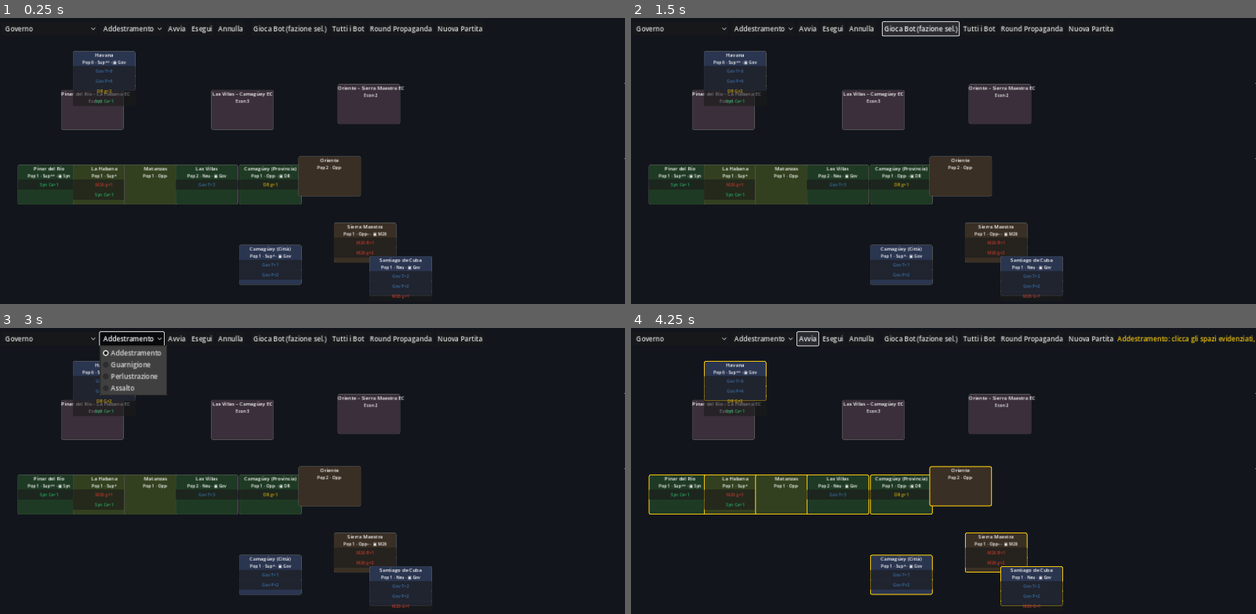
Above: before the commit, frames 1-4 (two rows, left to right).
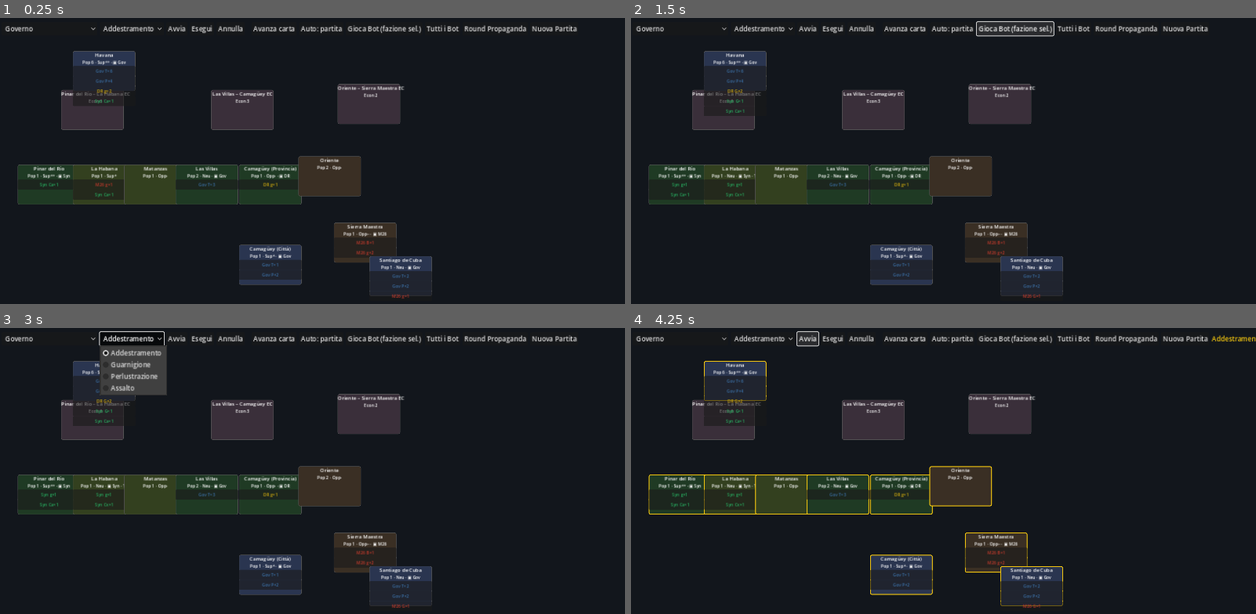
Above: after the commit, the same moments.

Repository: Tannoiser2/Cuba-Libre-GMT
Game: Godot game, scene res://scenes/Main.tscn
Two runs of this game, one before a commit and one after it. Both use one fixed random seed, a clock stepped at 60 frames per second and the inputs below.
Inputs (mouse positions are in pixels of both pictures, inside the frame that each line leads up to):
- Up to frame 1 (0.25 s): no input
- Up to frame 2 (1.5 s): click (906, 29) at 0.5 s, where only the run after the commit has a clickable "Avanza carta"; click "Gioca Bot (fazione sel.)" at 1.25 s
- Up to frame 3 (3 s): click "Gioca Bot (fazione sel.)" at 2 s; click "Addestramento" at 2.75 s
- Up to frame 4 (4.25 s): click "Avvia" at 3.5 s

The runs differ from the first frame. In frame 1, 0.7% of the frame differs, in the area x 40-100%, y 2-50%; in frame 2, 1.2%, in the area x 6-100%, y 1-63%; in frame 3, 0.9%; in frame 4, 1.0%.

Commit message:
Loop di gioco completo (mazzo + pesca + partita automatica)
- GameController: build_deck (48 Eventi + 4 Propaganda in 4 pile), draw_next,
  auto_resolve_current (Propaganda o Evento con bot), run_full_game, step_card
- UI: carta corrente nel pannello + pulsanti 'Avanza carta' e 'Auto: partita'
- Fine partita su 4ª Propaganda o vittoria di una Fazione
- Test: partita automatica termina correttamente; suite 181/181

Diff:
--- a/godot/scenes/GameController.gd
+++ b/godot/scenes/GameController.gd
@@ -32,7 +32,129 @@
 	propaganda = CubaLibrePropaganda.new(state, module)
 	events = CubaLibreEvents.new(state, module)
 	bots = CubaLibreBots.new(state, module)
-	emit_signal("state_changed")
+	build_deck()
+	draw_next()
+	emit_signal("state_changed")
+
+
+# ---------------------------------------------------------------------------
+# Mazzo e loop di gioco
+# ---------------------------------------------------------------------------
+
+var propaganda_played: int = 0
+var game_over: bool = false
+var winner: String = ""
+
+## Costruisce il mazzo: 48 Eventi divisi in 4 pile, 1 Propaganda mescolata in ciascuna.
+## La Propaganda è rappresentata dal valore 0.
+func build_deck(short: bool = false) -> void:
+	var events_list: Array = []
+	for i in range(1, 49):
+		events_list.append(i)
+	events_list.shuffle()
+	if short:
+		events_list = events_list.slice(0, 40)  # opzione gioco breve: 8 carte da parte
+	var piles: Array = [[], [], [], []]
+	for idx in range(events_list.size()):
+		piles[idx % 4].append(events_list[idx])
+	state.draw_deck.clear()
+	for p in piles:
+		p.append(0)  # carta Propaganda
+		p.shuffle()
+		for c in p:
+			state.draw_deck.append(int(c))
+	propaganda_played = 0
+	game_over = false
+	winner = ""
+	state.current_card = -1
+
+
+## Pesca la carta successiva (la mette come corrente). -1 = mazzo esaurito.
+func draw_next() -> int:
+	if state.draw_deck.is_empty():
+		state.current_card = -1
+	else:
+		state.current_card = state.draw_deck.pop_front()
+	emit_signal("state_changed")
+	return state.current_card
+
+
+func cards_left() -> int:
+	return state.draw_deck.size()
+
+
+## Risolve automaticamente la carta corrente (Propaganda o Evento con i bot).
+func auto_resolve_current() -> Dictionary:
+	if game_over or state.current_card == -1:
+		return {"over": true}
+	if state.current_card == 0:
+		propaganda_played += 1
+		var is_final := propaganda_played >= 4
+		var res := propaganda.run({"final": is_final})
+		for line in res.get("log", []):
+			emit_signal("action_logged", "📣 " + String(line))
+		if res.get("winner", "") != "":
+			game_over = true; winner = res.winner
+			emit_signal("action_logged", "🏆 Vittoria: %s" % winner)
+		elif is_final:
+			game_over = true
+			emit_signal("action_logged", "🏁 Partita conclusa (4ª Propaganda)")
+		emit_signal("state_changed")
+		return res
+	# Carta Evento: fino a 2 Fazioni Disponibili agiscono nell'ordine della carta (bot)
+	var card: CardDef = game_def.card(state.current_card)
+	var actors: Array = []
+	for fid in card.faction_order:
+		if state.eligibility.get(fid, CoinEnums.Eligibility.ELIGIBLE) != CoinEnums.Eligibility.ELIGIBLE:
+			continue
+		if actors.size() >= 2:
+			break
+		var br := bots.take_turn(fid)
+		for line in br.get("log", []):
+			emit_signal("action_logged", "🤖 " + String(line))
+		if br.get("action", "pass") != "pass":
+			actors.append(fid)
+	for f in game_def.factions:
+		state.eligibility[f.id] = CoinEnums.Eligibility.INELIGIBLE if actors.has(f.id) else CoinEnums.Eligibility.ELIGIBLE
+	emit_signal("state_changed")
+	return {"actors": actors}
+
+
+## Gioca automaticamente l'intera partita (tutti i bot) fino a fine mazzo o vittoria.
+func run_full_game(max_steps: int = 200) -> void:
+	if state.current_card == -1:
+		draw_next()
+	var steps := 0
+	while not game_over and state.current_card != -1 and steps < max_steps:
+		auto_resolve_current()
+		if game_over:
+			break
+		draw_next()
+		steps += 1
+
+
+## Avanza: risolve la carta corrente e ne pesca una nuova.
+func step_card() -> void:
+	auto_resolve_current()
+	if not game_over:
+		draw_next()
+
+
+func current_card_text() -> String:
+	if game_over:
+		return "Partita conclusa" + ("" if winner == "" else " — vince %s" % winner)
+	if state.current_card == -1:
+		return "Mazzo esaurito"
+	if state.current_card == 0:
+		return "[b]Carta Propaganda[/b] (%d/4)" % (propaganda_played + 1)
+	var c: CardDef = game_def.card(state.current_card)
+	var order := ""
+	for fid in c.faction_order:
+		order += "[color=#%s]●[/color] " % faction_color(fid).to_html(false)
+	var tag := ""
+	if c.is_capability: tag = " · Capacità"
+	elif c.is_momentum: tag = " · Momentum"
+	return "[b]#%d %s[/b]%s\n%s\nCarte rimaste: %d" % [c.number, c.title, tag, order, cards_left()]
 
 
 ## Esegue un'Operazione per id e ne propaga il risultato/log.
--- a/godot/scenes/Main.gd
+++ b/godot/scenes/Main.gd
@@ -34,6 +34,7 @@
 
 var _space_views: Dictionary = {}     # space_id -> SpaceView
 var _board: Control
+var _card_label: RichTextLabel
 var _faction_label: RichTextLabel
 var _track_label: RichTextLabel
 var _log: RichTextLabel
@@ -126,6 +127,16 @@
 	var sep := VSeparator.new()
 	bar.add_child(sep)
 
+	var btn_step := Button.new()
+	btn_step.text = "Avanza carta"
+	btn_step.pressed.connect(func(): GameController.step_card())
+	bar.add_child(btn_step)
+
+	var btn_auto := Button.new()
+	btn_auto.text = "Auto: partita"
+	btn_auto.pressed.connect(func(): GameController.run_full_game())
+	bar.add_child(btn_auto)
+
 	var btn_bot := Button.new()
 	btn_bot.text = "Gioca Bot (fazione sel.)"
 	btn_bot.pressed.connect(func(): GameController.run_bot_turn(_cur_faction))
@@ -157,6 +168,13 @@
 	pc.set_anchors_preset(Control.PRESET_RIGHT_WIDE)
 	var vb := VBoxContainer.new()
 	pc.add_child(vb)
+
+	_card_label = RichTextLabel.new()
+	_card_label.bbcode_enabled = true
+	_card_label.fit_content = true
+	_card_label.custom_minimum_size = Vector2(360, 70)
+	vb.add_child(_card_label)
+	vb.add_child(HSeparator.new())
 
 	_faction_label = RichTextLabel.new()
 	_faction_label.bbcode_enabled = true
@@ -211,6 +229,7 @@
 
 func _refresh_side() -> void:
 	var s: GameState = GameController.state
+	_card_label.text = GameController.current_card_text()
 	var vic := GameController.victory()
 	var txt := "[b]Fazioni[/b]\n"
 	for f in GameController.game_def.factions:
--- a/godot/tests/test_runner.gd
+++ b/godot/tests/test_runner.gd
@@ -41,6 +41,7 @@
 	_test_events()
 	_test_all_events()
 	_test_capabilities()
+	_test_game_loop()
 
 	print("\n-- Risultato: %d passati, %d falliti --" % [_passed, _failed])
 	quit(0 if _failed == 0 else 1)
@@ -830,6 +831,17 @@
 	_eq("El Che: Guerriglie restano Clandestine a Havana", st5.space_state("havana").count("m26", "guerrilla", "active"), 0)
 
 
+func _test_game_loop() -> void:
+	print("\n[Loop di gioco — partita automatica]")
+	var gc = load("res://scenes/GameController.gd").new()
+	gc.new_game()
+	_eq("Carte rimaste dopo la prima pesca", gc.cards_left(), 51)
+	gc.run_full_game()
+	_check("La partita automatica termina (game_over)", gc.game_over)
+	_check("Al più 4 Propaganda giocate", gc.propaganda_played <= 4)
+	gc.free()
+
+
 func _test_victory_initial() -> void:
 	print("\n[Vittoria iniziale]")
 	var r := _new_game()
Not shown, changed: docs/ROADMAP.md
